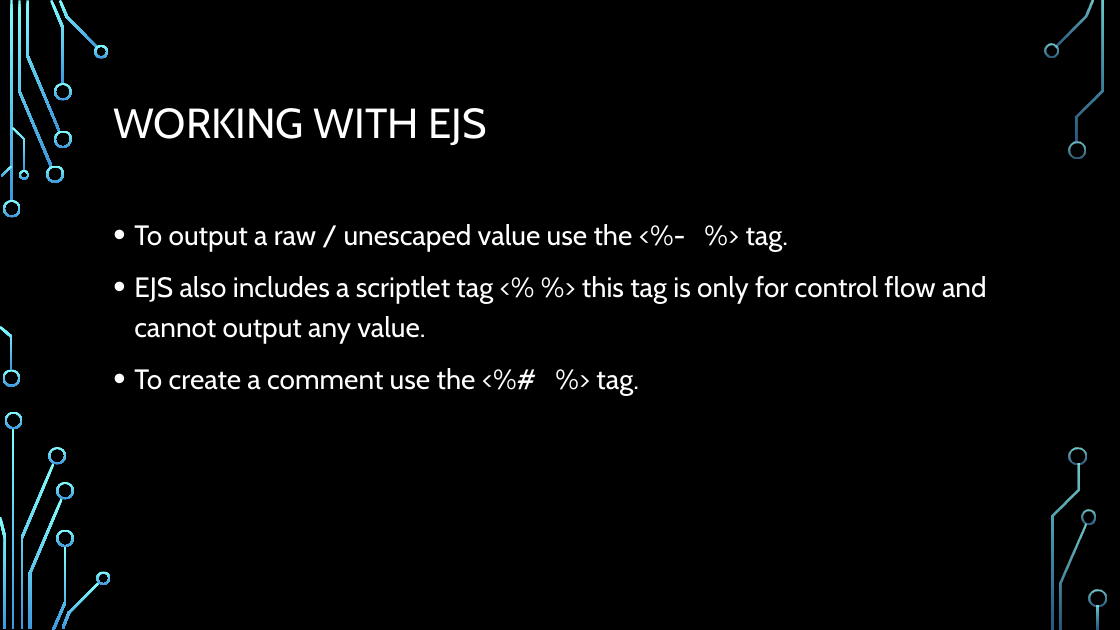
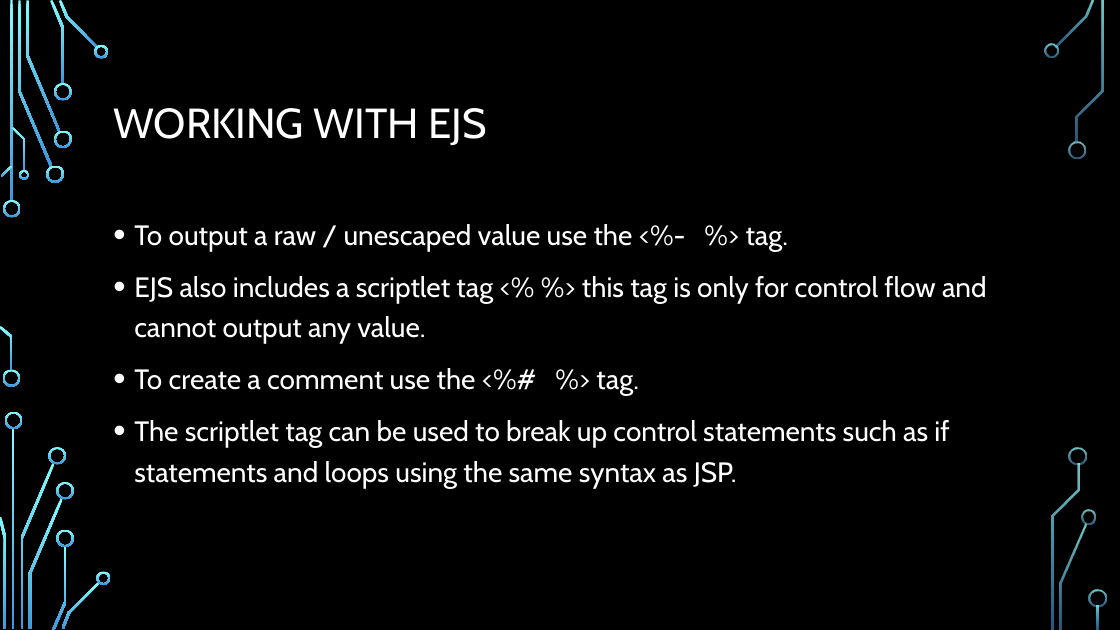
Before and after one commit to aliceroherty/ResearchProject, a slide deck: slide 50 of Presentation/Node.pptx. Drawn at 1120x630 pixels with LibreOffice and Linux fonts; fonts in the diff are those of the drawing; background and template pictures are left out. Boxes give left, top, right and bottom in pixels: in the first picture for what was removed or moved away, otherwise in the second. Text is boxed around its words. In the diff, an @@ line names an element or a change of style, - is before the commit and + after.

```diff
--- a/Presentation/Node.pptx
+++ b/Presentation/Node.pptx
@@ text at [134, 420, 949, 488]: paragraph added @@
+• The scriptlet tag can be used to break up control statements such as if statements and loops using the same syntax as JSP.
```
Also in this commit, not shown: 4 other slides changed, 2 slides added, 22 other files.
